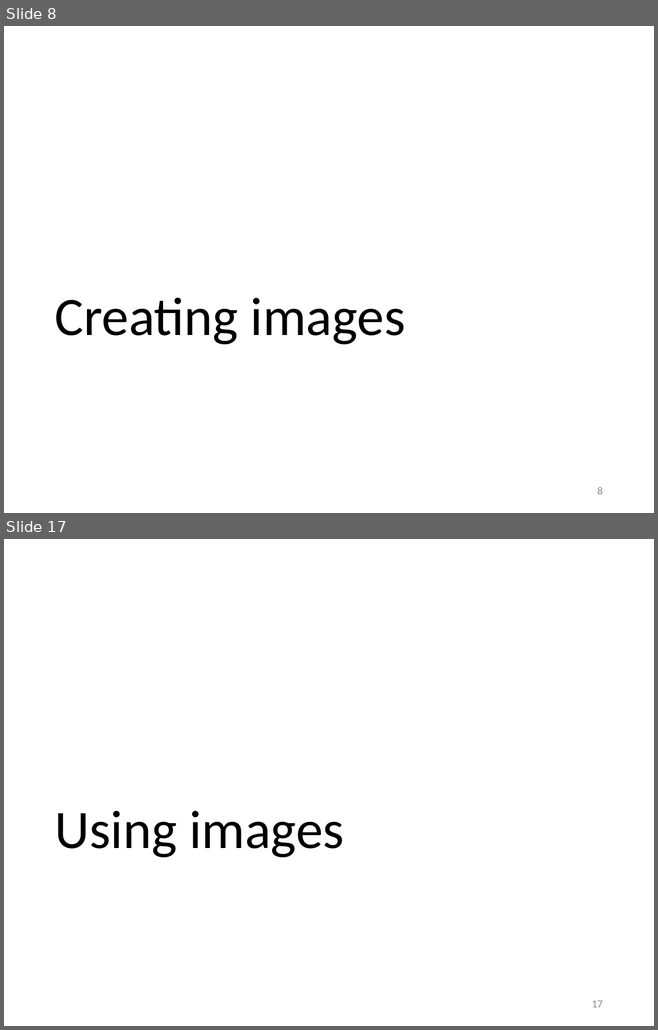
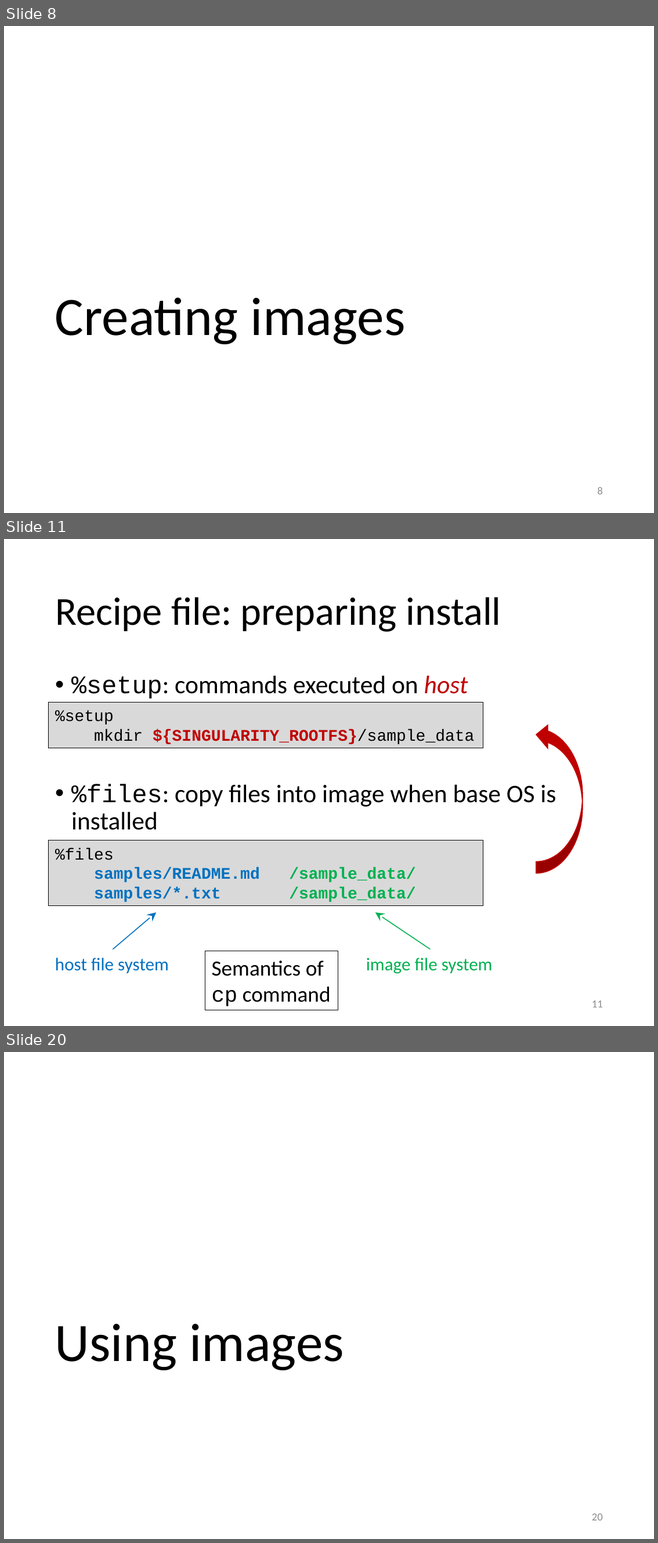
Before and after one commit to gjbex/training-material, a slide deck: Virtualization/singularity.pptx. Shown one above the other, each under a label of ours: slides 8 and 17 before the commit, slides 8, 11 and 20 after it; the slides between them are not shown. The pictures are 658x1030 and 658x1543 pixels, drawn with LibreOffice and Linux fonts; fonts in the diff are those of the drawing. Boxes give left, top, right and bottom in pixels: in the first picture for what was removed or moved away, otherwise in the second. Text is boxed around its words. In the diff, an @@ line names an element or a change of style, - is before the commit and + after.

Commit message:
Update for Singularity 2.5

```diff
--- a/Virtualization/singularity.pptx
+++ b/Virtualization/singularity.pptx
@@ slide 11 added at <box>4,539,654,1026</box>, background #FFFFFF @@
@@ title added at <box>55,597,500,632</box>, 44 pt, text #000000 @@
+Recipe file: preparing install
@@ text added at <box>71,675,556,830</box>, 28 pt, text #000000 @@
+• %setup: commands executed on host
+• %files: copy files into image when base OS is installed
@@ rectangle added at <box>49,702,482,748</box>, fill #D9D9D9, outline #000000 0.75 pt, 18 pt, text #000000 @@
+%setup
+mkdir ${SINGULARITY_ROOTFS}/sample_data
@@ curved left arrow added at <box>536,723,582,873</box>, fill #C00000, outline #C00000 1 pt @@
@@ rectangle added at <box>49,841,482,906</box>, fill #D9D9D9, outline #000000 0.75 pt, 18 pt, text #0070C0, bold @@
+%files
+samples/README.md /sample_data/
+samples/*.txt /sample_data/
@@ arrow added from (112, 950) to (156, 913), #0070C0 1 pt @@
@@ arrow added from (430, 950) to (375, 913), #00B050 1 pt @@
@@ rectangle added at <box>205,951,338,1011</box>, outline #000000 0.75 pt, 24 pt, text #000000 @@
+Semantics of
+cp command
@@ text added at <box>55,958,169,973</box>, 20 pt, text #0070C0 @@
+host file system
@@ text added at <box>366,958,492,974</box>, 20 pt, text #00B050 @@
+image file system
@@ page number added at <box>592,1001,603,1008</box>, 12 pt, text #8C8C8C @@
+11
@@ what was slide 17 is now slide 20 @@
@@ page number at <box>592,1514,603,1521</box>: text changed @@
-17
+20
```
Also in this commit, not shown: 15 slides changed, 3 other slides added.
